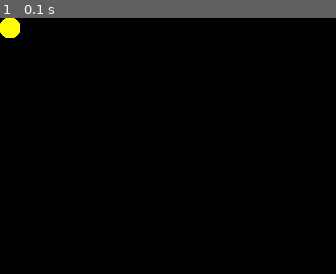
Above: before the commit, frame 1.
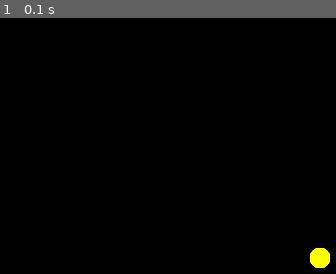
Above: after the commit, the same moment.

Repository: WolfArtt/Inicianando_con_pygame
Game: pygame game, started from Video_Juego.py
Two runs of this game, one before a commit and one after it. Both use one fixed random seed, a clock stepped at 60 frames per second and the inputs below.
Inputs:
- Up to frame 1 (0.1 s): no input

The runs differ from the first frame. In frame 1, 0.8% of the frame differs, in the area x 0-99%, y 0-98%.

Commit message:
movemos la posicion inicial de la bolita.png al centro de la pantalla

Diff:
--- a/Video_Juego.py
+++ b/Video_Juego.py
@@ -10,10 +10,16 @@
 class Bolita(pygame.sprite.Sprite):
     def __init__(self):
         pygame.sprite.Sprite.__init__(self)
+
         # Cargar Imagen
         self.image = pygame.image.load('imagenes/bolita.png')
+
         # Obtener rectangulo de la imagen
         self.rect = self.image.get_rect()
+
+        # Posicion inicial centrada en pantalla
+        self.rect.centerx = ancho/2
+        self.rect.centery = alto/2
 
 # Iniciando pantalla
 pantalla = pygame.display.set_mode((ancho,alto))
@@ -31,5 +37,6 @@
 
     #Dibujar bolita en pantalla
     pantalla.blit(bolita.image, bolita.rect)
+
     #Actualizar los elementos en pantalla
     pygame.display.flip()
